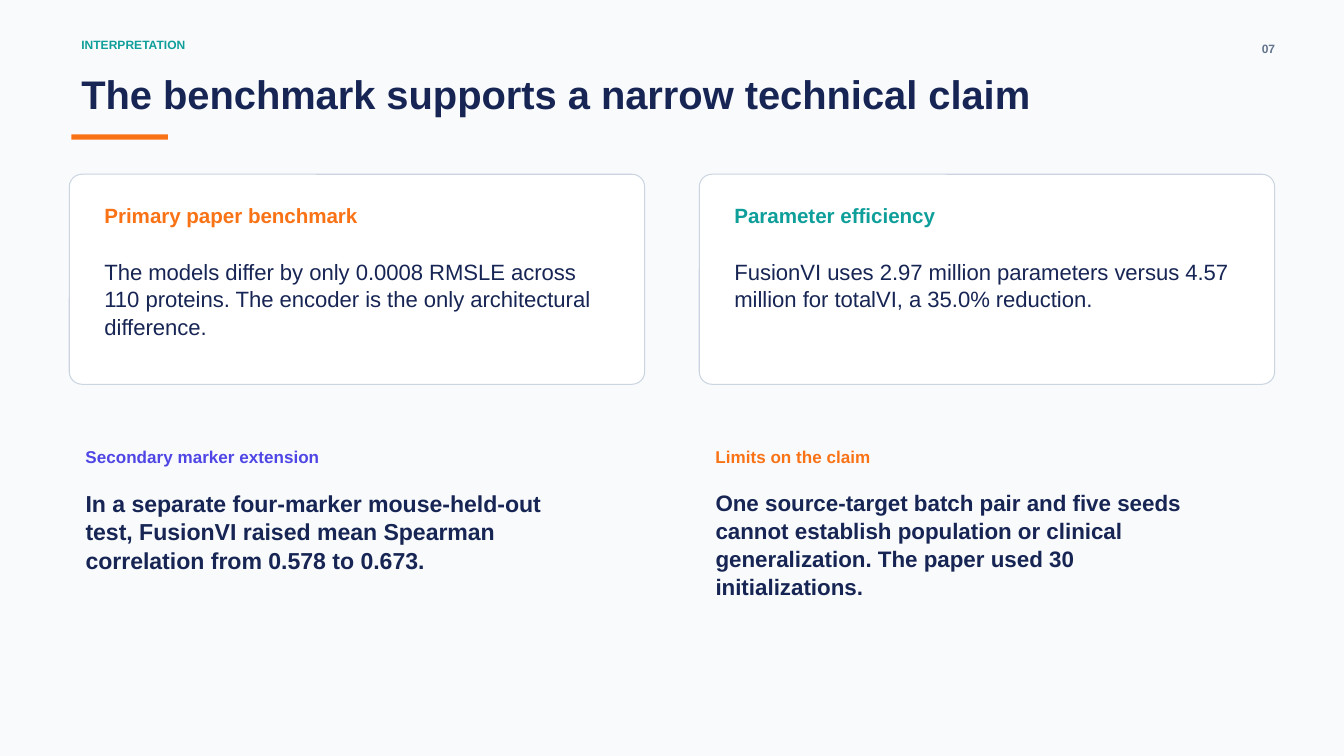
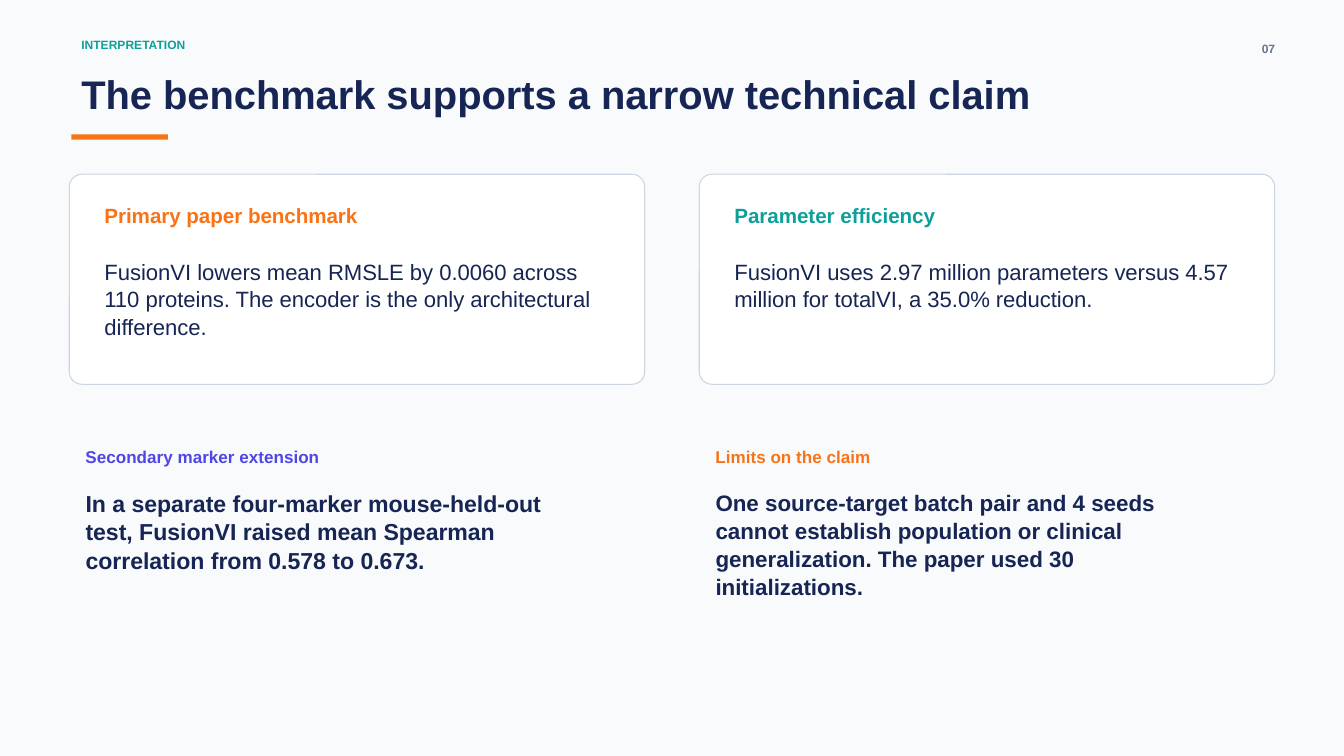
Before and after one commit to nazirad19/FusionVI, a slide deck: slide 7 of deliverables/FusionVI_Paper_Benchmark_Presentation.pptx. Drawn at 1344x756 pixels with LibreOffice and Linux fonts; fonts in the diff are those of the drawing. Boxes give left, top, right and bottom in pixels: in the first picture for what was removed or moved away, otherwise in the second. Text is boxed around its words. In the diff, an @@ line names an element or a change of style, - is before the commit and + after.

Commit message:
Improve FusionVI missing-panel benchmark

```diff
--- a/deliverables/FusionVI_Paper_Benchmark_Presentation.pptx
+++ b/deliverables/FusionVI_Paper_Benchmark_Presentation.pptx
@@ text at (x1=104, y1=264, x2=590, y2=336): text changed @@
-The models differ by only 0.0008 RMSLE across 110 proteins. The encoder is the only architectural difference.
+FusionVI lowers mean RMSLE by 0.0060 across 110 proteins. The encoder is the only architectural difference.
@@ text at (x1=716, y1=494, x2=1154, y2=596): text changed @@
-One source-target batch pair and five seeds cannot establish population or clinical generalization. The paper used 30 initializations.
+One source-target batch pair and 4 seeds cannot establish population or clinical generalization. The paper used 30 initializations.
```
Also in this commit, not shown: 4 other slides changed, 18 other files.
